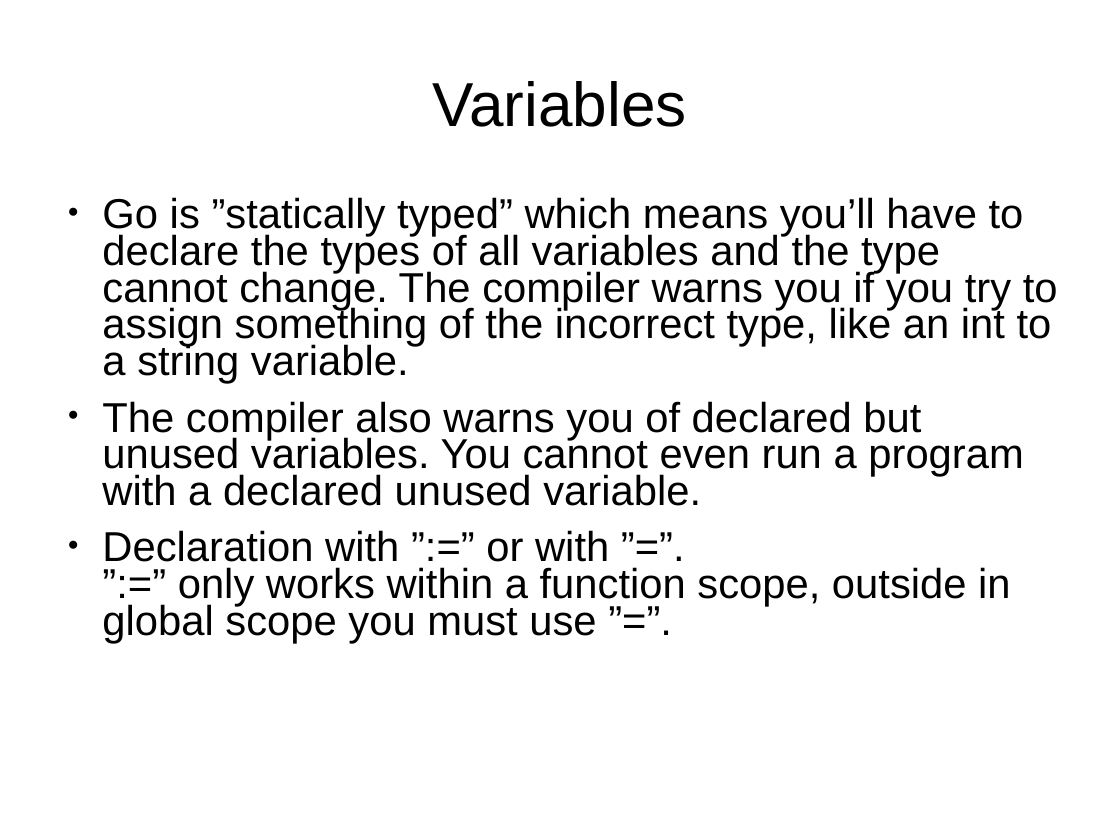
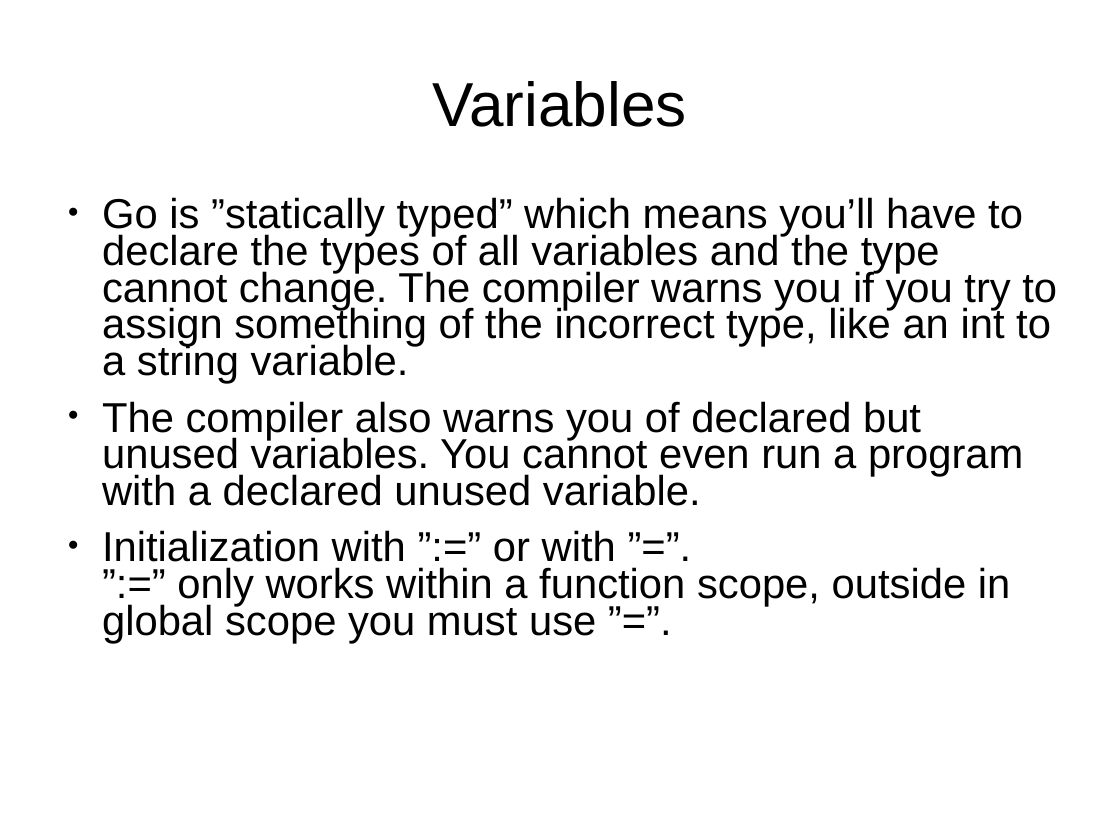
Before and after one commit to smicker/go_course, a slide deck: slide 25 of Golang genomgång.ppt. Drawn at 1120x840 pixels with LibreOffice and Linux fonts; fonts in the diff are those of the drawing; background and template pictures are left out. Boxes give left, top, right and bottom in pixels: in the first picture for what was removed or moved away, otherwise in the second. Text is boxed around its words. In the diff, an @@ line names an element or a change of style, - is before the commit and + after.

```diff
--- a/Golang genomgång.ppt
+++ b/Golang genomgång.ppt
@@ text at <box>102,197,1057,506</box>: indent changed @@
@@ text at <box>102,530,1010,643</box>: text changed @@
-● Declaration with ”:=” or with ”=”.
-  ”:=” only works within a function scope, outside in global scope you must use ”=”.
+● Initialization with ”:=” or with ”=”.
+  ”:=” only works within a function scope, outside in global scope you must use ”=”.
```
Also in this commit, not shown: 45 other slides changed.
